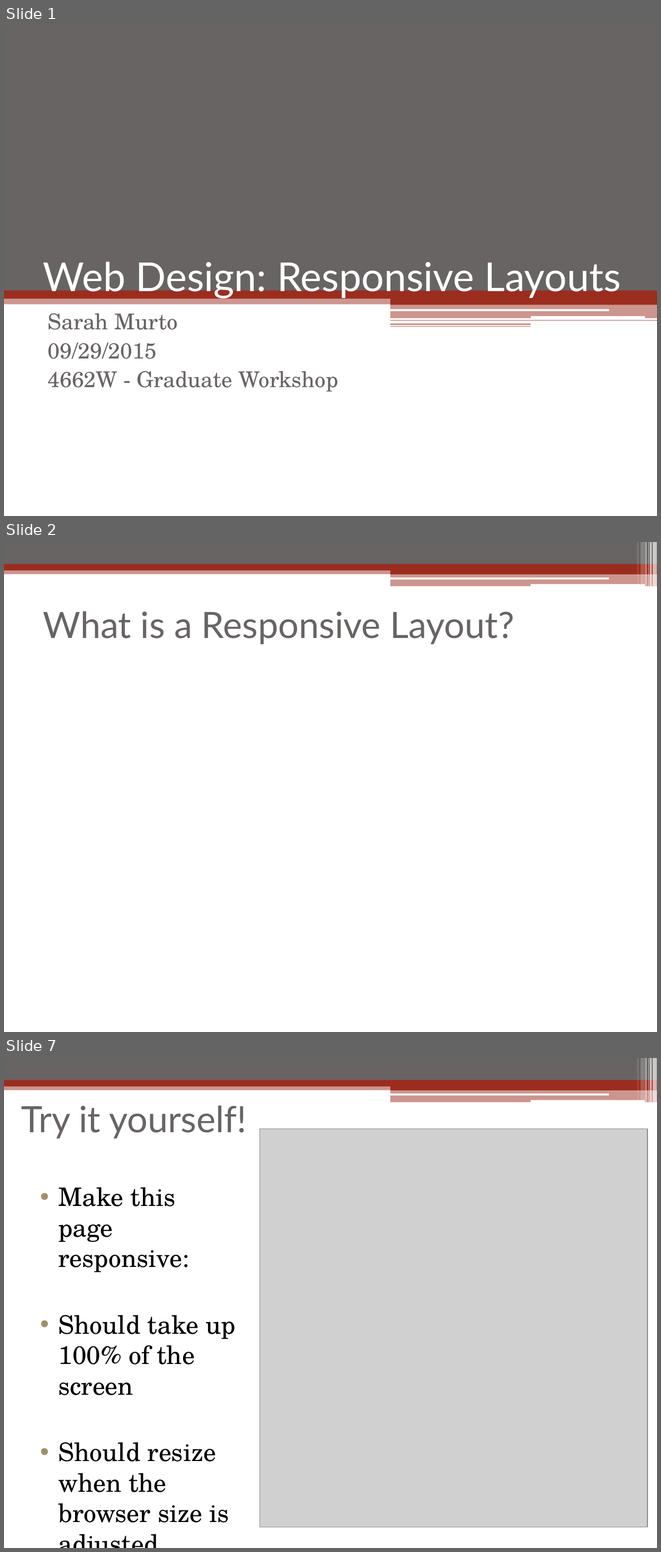
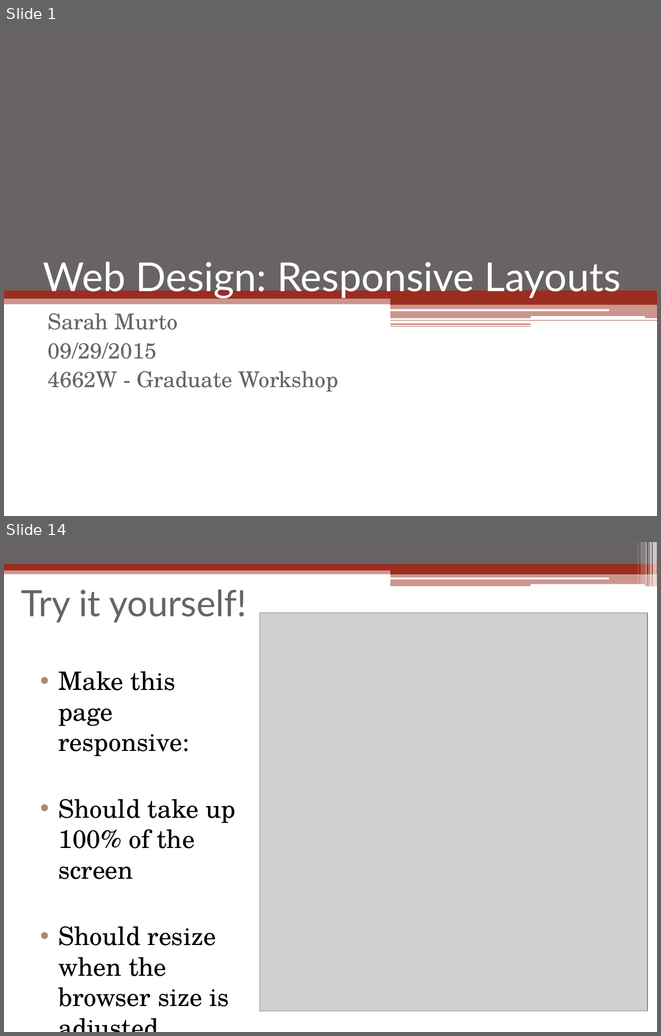
Before and after one commit to linuxbo/WriteDigTech, a slide deck: Workshop/Workshop_Sarah_Murto.pptx. Shown one above the other, each under a label of ours: slides 1, 2 and 7 before the commit, slides 1 and 14 after it; the slides between them are not shown. The pictures are 661x1552 and 661x1036 pixels, drawn with LibreOffice and Linux fonts; fonts in the diff are those of the drawing; grey boxes stand for pictures. Boxes give left, top, right and bottom in pixels: in the first picture for what was removed or moved away, otherwise in the second. Text is boxed around its words. In the diff, an @@ line names an element or a change of style, - is before the commit and + after.

```diff
--- a/Workshop/Workshop_Sarah_Murto.pptx
+++ b/Workshop/Workshop_Sarah_Murto.pptx
@@ slide 2 removed at <box>4,542,657,1032</box>, background #FFFFFF; not listed: 13 template elements that a slide beside it also shows @@
@@ title removed at <box>43,611,514,644</box> @@
-What is a Responsive Layout?
@@ what was slide 7 is now slide 14 @@
```
Also in this commit, not shown: 5 slides changed, 11 slides added, 4 other slides removed, 1 other file.
